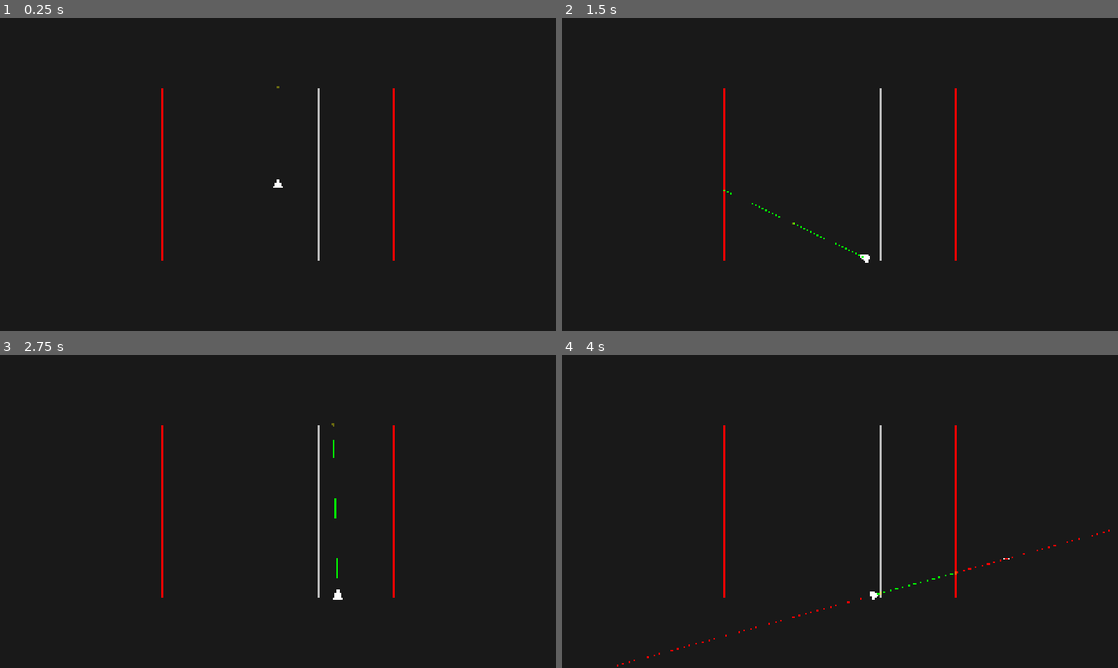
Above: before the commit, frames 1-4 (two rows, left to right).
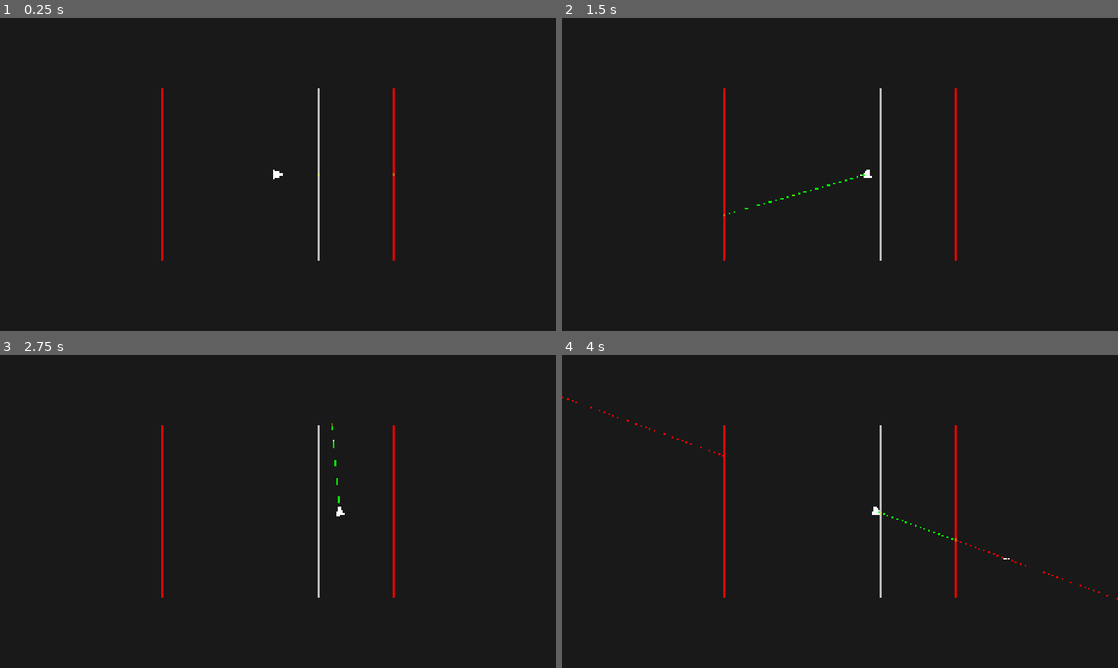
Above: after the commit, the same moments.

Repository: AlonKellner-RedHat/ricochet-game-v2
Game: Godot game, scene res://scenes/main.tscn
Two runs of this game, one before a commit and one after it. Both use one fixed random seed, a clock stepped at 60 frames per second and the inputs below. This scene is started directly instead of the project's main scene.
Inputs (mouse positions are in pixels of both pictures, inside the frame that each line leads up to):
- Up to frame 1 (0.25 s): no input
- Up to frame 2 (1.5 s): tap Enter at 0.5 s; move the mouse to (962, 158) at 0.52 s; hold D (move_right) 0.53-1.25 s; hold Space (fire) 0.53-1.25 s; click (962, 158) at 0.67 s; drag from (728, 190) to (812, 237) at 1.27 s
- Up to frame 3 (2.75 s): tap Space (fire) at 2 s; move the mouse to (333, 442) at 2.02 s; hold D (move_right) from 2.03 s (still down); tap Alt at 2.1 s
- Up to frame 4 (4 s): release D (move_right) at 2.75 s; drag from (812, 574) to (673, 464) at 2.77 s; tap Enter at 3.5 s; move the mouse to (1006, 558) at 3.52 s; hold A (move_left) from 3.53 s (still down); tap C at 3.6 s

The runs differ from the first frame. In frame 1, less than 0.1% of the frame differs, in the area x 49-71%, y 21-55%; in frame 2, 0.2%; in frame 3, 0.1%; in frame 4, 0.3%, in the area x 0-100%, y 13-100%.

Commit message:
Stage 24: Planned trace with backward image chain
- Planner.plan_transformative_subchain: computes planned path via
  backward image chain — inverse-transforms cursor through planned
  surfaces, then forward-intersects aim line with each carrier
- Intersection.intersect_line_with_carrier: unbounded carrier intersection
  (no segment bounds filter) for planning algorithm
- PreviewBuilder.build_with_plan: renders planned path with step types,
  shows physical divergence when plan and trace disagree
- PathRenderer reads plan from GameManager, uses planner when plan exists
- 8 new tests (backward image, unbounded vs bounded, single reflection
  plan, angled reflection, empty plan, S16)

Co-Authored-By: Claude Opus 4.6 <noreply@anthropic.com>

Diff:
--- a/scenes/main.tscn
+++ b/scenes/main.tscn
@@ -12,7 +12,6 @@
 
 [node name="Main" type="Node2D" unique_id=1606209940]
 script = ExtResource("2")
-gravity = Vector2(0, 980)
 passthrough_lines = Array[Vector4]([Vector4(800, 240, 800, 840), Vector4(1100, 240, 1100, 840)])
 
 [node name="Background" type="ColorRect" parent="." unique_id=1610522736]
--- a/scripts/math/intersection.gd
+++ b/scripts/math/intersection.gd
@@ -71,6 +71,47 @@
 	var dir := ray.direction.to_vector().normalized()
 	var approach_point := candidate.point - dir * 0.001
 	return candidate.segment.determine_side(approach_point)
+
+static func intersect_line_with_carrier(ray: Ray, carrier: GeneralizedCircle) -> Array:
+	var origin := ray.origin
+	var dir := ray.direction.to_vector()
+
+	if dir.length_squared() == 0.0:
+		return []
+
+	var ox := origin.x
+	var oy := origin.y
+	var dx := dir.x
+	var dy := dir.y
+
+	var qa := carrier.a * (dx * dx + dy * dy)
+	var qb := 2.0 * carrier.a * (ox * dx + oy * dy) + carrier.b * dx + carrier.c * dy
+	var qc := carrier.a * (ox * ox + oy * oy) + carrier.b * ox + carrier.c * oy + carrier.d
+
+	var t_values: Array[float] = []
+
+	if qa == 0.0:
+		if qb == 0.0:
+			return []
+		t_values.append(-qc / qb)
+	else:
+		var discriminant := qb * qb - 4.0 * qa * qc
+		if discriminant < 0.0:
+			return []
+		elif discriminant == 0.0:
+			t_values.append(-qb / (2.0 * qa))
+		else:
+			var sqrt_d := sqrt(discriminant)
+			t_values.append((-qb - sqrt_d) / (2.0 * qa))
+			t_values.append((-qb + sqrt_d) / (2.0 * qa))
+
+	var results: Array = []
+	for t in t_values:
+		var point := origin + t * dir
+		if point == ray.origin:
+			continue
+		results.append({"t": t, "point": point})
+	return results
 
 static func intersect_line_with_gcircle(ray: Ray, segment: Segment) -> Array:
 	var origin := ray.origin
--- /dev/null
+++ b/scripts/math/planner.gd
@@ -0,0 +1,89 @@
+class_name Planner
+extends RefCounted
+
+class PlannedPath extends RefCounted:
+	var steps: Array = []
+	var origin: Vector2
+	var target: Vector2
+
+static func plan_transformative_subchain(
+	sub_origin: Vector2,
+	sub_target: Vector2,
+	entries: Array,
+	surfaces: Array,
+	game_state: GameState
+) -> PlannedPath:
+	var path := PlannedPath.new()
+	path.origin = sub_origin
+	path.target = sub_target
+
+	if entries.size() == 0:
+		return path
+
+	var image := sub_target
+	for i in range(entries.size() - 1, -1, -1):
+		var entry: PlanManager.PlanEntry = entries[i]
+		var surf := _find_surface(entry.surface_id, surfaces)
+		if surf == null:
+			return path
+		var config: SideConfig = surf.active_side_config(entry.side, game_state)
+		if config == null or not config.effect is TransformativeEffect:
+			return path
+		var inv_mobius: MobiusTransform = config.effect.get_inverse_mobius()
+		image = inv_mobius.apply(image)
+
+	var aim_dir := Direction.new(sub_origin, image)
+	if aim_dir.is_zero_length():
+		return path
+
+	var aim_ray := Ray.new(sub_origin, aim_dir)
+	var current_point := sub_origin
+
+	for i in entries.size():
+		var entry: PlanManager.PlanEntry = entries[i]
+		var surf := _find_surface(entry.surface_id, surfaces)
+		if surf == null:
+			break
+		var carrier := surf.segment.get_carrier()
+		var hits := Intersection.intersect_line_with_carrier(aim_ray, carrier)
+
+		if hits.size() == 0:
+			break
+
+		var best_hit: Dictionary = _select_best_hit(hits)
+		var bounce_point: Vector2 = best_hit.point
+
+		var step := Tracer.Step.new(current_point, bounce_point, MobiusTransform.IDENTITY_ID, null)
+		path.steps.append(step)
+
+		var config: SideConfig = surf.active_side_config(entry.side, game_state)
+		var mobius: MobiusTransform = config.effect.get_mobius()
+		image = mobius.apply(image)
+
+		current_point = bounce_point
+		aim_dir = Direction.new(current_point, image)
+		if aim_dir.is_zero_length():
+			break
+		aim_ray = Ray.new(current_point, aim_dir)
+
+	if current_point != sub_target:
+		var final_step := Tracer.Step.new(current_point, sub_target, MobiusTransform.IDENTITY_ID, null)
+		path.steps.append(final_step)
+
+	return path
+
+static func _find_surface(surface_id: int, surfaces: Array) -> Surface:
+	for surf in surfaces:
+		if surf.id == surface_id:
+			return surf
+	return null
+
+static func _select_best_hit(hits: Array) -> Dictionary:
+	var best: Dictionary = hits[0]
+	for i in range(1, hits.size()):
+		var hit: Dictionary = hits[i]
+		if hit.t > 0.0 and (best.t <= 0.0 or hit.t < best.t):
+			best = hit
+		elif hit.t <= 0.0 and best.t <= 0.0 and hit.t < best.t:
+			best = hit
+	return best
--- a/scripts/visual/path_renderer.gd
+++ b/scripts/visual/path_renderer.gd
@@ -34,10 +34,18 @@
 		return
 
 	var surfaces := _get_surfaces()
+	var plan := _get_plan()
 	var dir := Direction.new(player_pos, _cursor_pos)
 	var bounds := _get_bounds()
 	_traced_path = Tracer.trace(player_pos, dir, surfaces, GameState.new(), bounds)
-	_typed_steps = PreviewBuilder.build(_traced_path, player_pos, _cursor_pos, surfaces, bounds)
+
+	if plan and not plan.is_empty():
+		var planned := Planner.plan_transformative_subchain(
+			player_pos, _cursor_pos, plan.entries, surfaces, GameState.new())
+		_typed_steps = PreviewBuilder.build_with_plan(
+			_traced_path, planned, player_pos, _cursor_pos, surfaces, bounds)
+	else:
+		_typed_steps = PreviewBuilder.build(_traced_path, player_pos, _cursor_pos, surfaces, bounds)
 
 func _get_surfaces() -> Array:
 	var parent := get_parent()
@@ -47,6 +55,12 @@
 
 func _get_bounds() -> Rect2:
 	return Tracer.DEFAULT_BOUNDS
+
+func _get_plan() -> PlanManager:
+	var game_mgr := get_node_or_null("../GameManager")
+	if game_mgr and "plan" in game_mgr:
+		return game_mgr.plan
+	return null
 
 func _draw() -> void:
 	if _typed_steps.size() == 0:
--- a/scripts/visual/preview_builder.gd
+++ b/scripts/visual/preview_builder.gd
@@ -10,6 +10,52 @@
 		start = p_start
 		end = p_end
 		type = p_type
+
+static func build_with_plan(traced_path: Tracer.TracedPath, planned_path: Planner.PlannedPath, player_pos: Vector2, cursor_pos: Vector2, surfaces: Array, bounds: Rect2 = Tracer.DEFAULT_BOUNDS) -> Array:
+	if planned_path == null or planned_path.steps.size() == 0:
+		return build(traced_path, player_pos, cursor_pos, surfaces, bounds)
+
+	var typed_steps: Array = []
+	var cursor_dist: float = player_pos.distance_to(cursor_pos)
+	var _cursor_dir: Vector2 = (cursor_pos - player_pos).normalized()
+
+	var accumulated := 0.0
+	for i in planned_path.steps.size():
+		var step: Tracer.Step = planned_path.steps[i]
+		var step_len: float = step.start.distance_to(step.end)
+		var dist_at_end: float = accumulated + step_len
+
+		if accumulated < cursor_dist and dist_at_end >= cursor_dist:
+			var t: float = (cursor_dist - accumulated) / step_len if step_len > 0.0 else 1.0
+			var split: Vector2 = step.start.lerp(step.end, t)
+			typed_steps.append(TypedStep.new(step.start, split, StepTypes.Type.ALIGNED))
+			typed_steps.append(TypedStep.new(split, step.end, StepTypes.Type.ALIGNED_POST_PLANNED))
+		elif accumulated < cursor_dist:
+			typed_steps.append(TypedStep.new(step.start, step.end, StepTypes.Type.ALIGNED))
+		else:
+			typed_steps.append(TypedStep.new(step.start, step.end, StepTypes.Type.ALIGNED_POST_PLANNED))
+
+		accumulated += step_len
+
+	var physical_diverges := _check_plan_physical_divergence(traced_path, planned_path, surfaces)
+	if physical_diverges.size() > 0:
+		typed_steps.append_array(physical_diverges)
+
+	return typed_steps
+
+static func _check_plan_physical_divergence(traced_path: Tracer.TracedPath, planned_path: Planner.PlannedPath, _surfaces: Array) -> Array:
+	var result: Array = []
+	if planned_path.steps.size() == 0:
+		return result
+
+	var plan_first_bounce: Vector2 = planned_path.steps[0].end if planned_path.steps.size() > 0 else Vector2.ZERO
+	var phys_first_end: Vector2 = traced_path.steps[0].end if traced_path.steps.size() > 0 else Vector2.ZERO
+
+	if plan_first_bounce.distance_to(phys_first_end) > 1.0:
+		for i in traced_path.steps.size():
+			var step: Tracer.Step = traced_path.steps[i]
+			result.append(TypedStep.new(step.start, step.end, StepTypes.Type.DIVERGED_PHYSICAL))
+	return result
 
 static func build(traced_path: Tracer.TracedPath, player_pos: Vector2, cursor_pos: Vector2, surfaces: Array, bounds: Rect2 = Tracer.DEFAULT_BOUNDS) -> Array:
 	if traced_path == null or traced_path.steps.size() == 0:
--- /dev/null
+++ b/tests/test_stage24_planned_trace.gd
@@ -0,0 +1,88 @@
+extends GutTest
+
+func before_each() -> void:
+	Surface.reset_id_counter()
+	MobiusTransform.reset_id_counter()
+
+func _make_mirror(x: float) -> Surface:
+	var seg := Segment.new(Vector2(x, 0), Vector2(x, 600), Vector2(x, 300))
+	var carrier := seg.get_carrier()
+	var refl := ReflectionEffect.new(carrier)
+	var config := SideConfig.new(refl, true)
+	return Surface.new(seg, config, config, false, false)
+
+func test_stage24_backward_image_reflection() -> void:
+	var carrier := GeneralizedCircle.from_line(1, 0, -200)
+	var refl := ReflectionEffect.new(carrier)
+	var inv := refl.get_inverse_mobius()
+	var image: Vector2 = inv.apply(Vector2(400, 300))
+	assert_almost_eq(image.x, 0.0, 0.1, "Image of (400,300) reflected across x=200 should be x=0")
+	assert_almost_eq(image.y, 300.0, 0.1, "y should be preserved")
+
+func test_stage24_intersect_line_with_carrier() -> void:
+	var carrier := GeneralizedCircle.from_line(1, 0, -100)
+	var ray := Ray.new(Vector2(50, 450), Direction.new(Vector2(50, 450), Vector2(200, 300)))
+	var hits := Intersection.intersect_line_with_carrier(ray, carrier)
+	assert_gte(hits.size(), 1, "Should find intersection with carrier")
+	assert_almost_eq(hits[0].point.x, 100.0, 0.1, "Hit should be on x=100")
+
+func test_stage24_intersect_line_with_carrier_no_bounds() -> void:
+	var seg := Segment.new(Vector2(100, 200), Vector2(100, 400), Vector2(100, 300))
+	var carrier := seg.get_carrier()
+	var ray := Ray.new(Vector2(50, 100), Direction.new(Vector2(50, 100), Vector2(200, 100)))
+	var bounded := Intersection.intersect_line_with_gcircle(ray, seg)
+	var unbounded := Intersection.intersect_line_with_carrier(ray, carrier)
+	assert_eq(bounded.size(), 0, "Bounded should miss (y=100 outside 200-400)")
+	assert_gte(unbounded.size(), 1, "Unbounded should find hit on carrier at y=100")
+
+func test_stage24_single_reflection_plan() -> void:
+	var mirror := _make_mirror(200)
+	var surfaces: Array[Surface] = [mirror]
+	var plan := PlanManager.new()
+	plan.add_entry(mirror.id, Side.Value.LEFT)
+	var planned := Planner.plan_transformative_subchain(
+		Vector2(50, 300), Vector2(400, 300), plan.entries, surfaces, GameState.new())
+	assert_eq(planned.steps.size(), 2, "Should have 2 steps: to mirror + mirror to cursor")
+	assert_almost_eq(planned.steps[0].end.x, 200.0, 0.1, "Bounce at mirror x=200")
+	assert_almost_eq(planned.steps[1].end.x, 400.0, 0.1, "Ends at cursor x=400")
+
+func test_stage24_plan_produces_steps() -> void:
+	var mirror := _make_mirror(200)
+	var surfaces: Array[Surface] = [mirror]
+	var plan := PlanManager.new()
+	plan.add_entry(mirror.id, Side.Value.LEFT)
+	var planned := Planner.plan_transformative_subchain(
+		Vector2(50, 300), Vector2(400, 300), plan.entries, surfaces, GameState.new())
+	for i in planned.steps.size():
+		var step: Tracer.Step = planned.steps[i]
+		assert_false(is_nan(step.start.x), "Step %d start x not NaN" % i)
+		assert_false(is_nan(step.end.x), "Step %d end x not NaN" % i)
+
+func test_stage24_single_reflection_angled() -> void:
+	var mirror := _make_mirror(100)
+	var surfaces: Array[Surface] = [mirror]
+	var plan := PlanManager.new()
+	plan.add_entry(mirror.id, Side.Value.LEFT)
+	var planned := Planner.plan_transformative_subchain(
+		Vector2(50, 450), Vector2(475, 300), plan.entries, surfaces, GameState.new())
+	assert_gte(planned.steps.size(), 2, "Should have at least 2 steps")
+	assert_almost_eq(planned.steps[0].end.x, 100.0, 0.1, "Bounce at mirror x=100")
+
+func test_stage24_plan_empty_no_crash() -> void:
+	var mirror := _make_mirror(200)
+	var surfaces: Array[Surface] = [mirror]
+	var planned := Planner.plan_transformative_subchain(
+		Vector2(50, 300), Vector2(400, 300), [], surfaces, GameState.new())
+	assert_eq(planned.steps.size(), 0, "Empty plan should produce no steps")
+
+func test_stage24_S16_no_nan() -> void:
+	var mirror := _make_mirror(300)
+	var surfaces: Array[Surface] = [mirror]
+	var plan := PlanManager.new()
+	plan.add_entry(mirror.id, Side.Value.LEFT)
+	var planned := Planner.plan_transformative_subchain(
+		Vector2(100, 200), Vector2(500, 400), plan.entries, surfaces, GameState.new())
+	for i in planned.steps.size():
+		var step: Tracer.Step = planned.steps[i]
+		assert_false(is_nan(step.start.x) or is_nan(step.start.y), "S16: step %d start" % i)
+		assert_false(is_nan(step.end.x) or is_nan(step.end.y), "S16: step %d end" % i)
Not shown, added: scripts/math/planner.gd.uid
Not shown, added: tests/test_stage23_plan_removal.gd.uid
Not shown, added: tests/test_stage24_planned_trace.gd.uid
Not shown, added: tests/test_surface_side_visual.gd.uid
